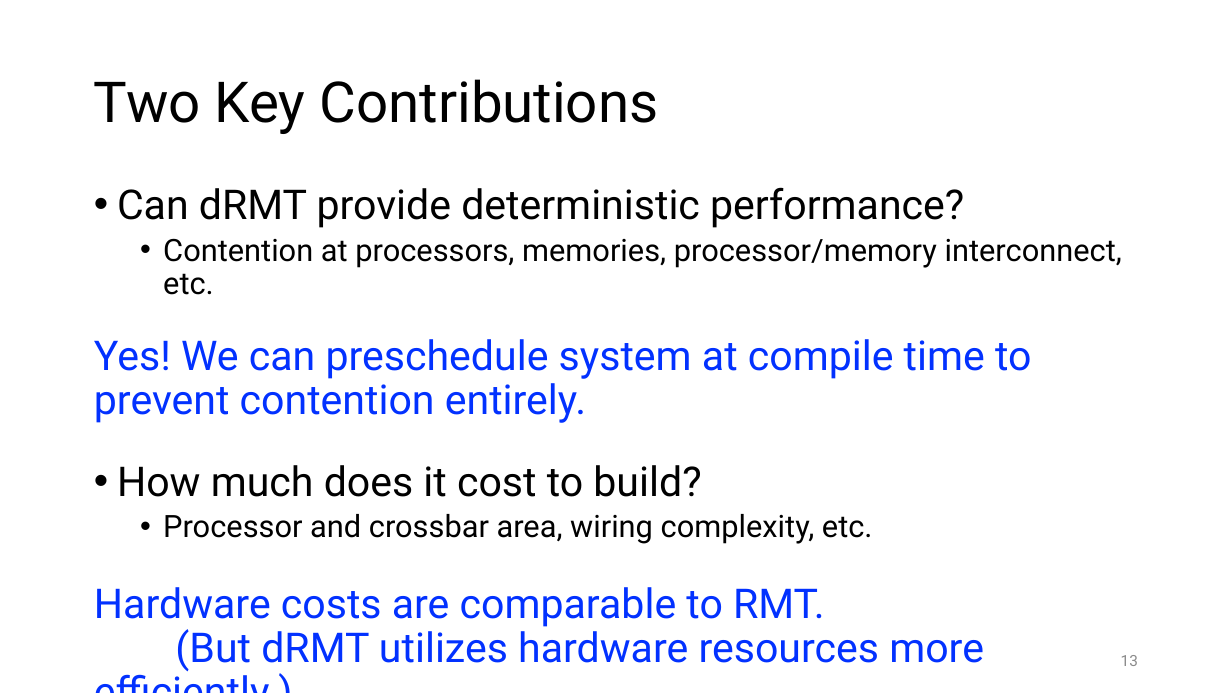
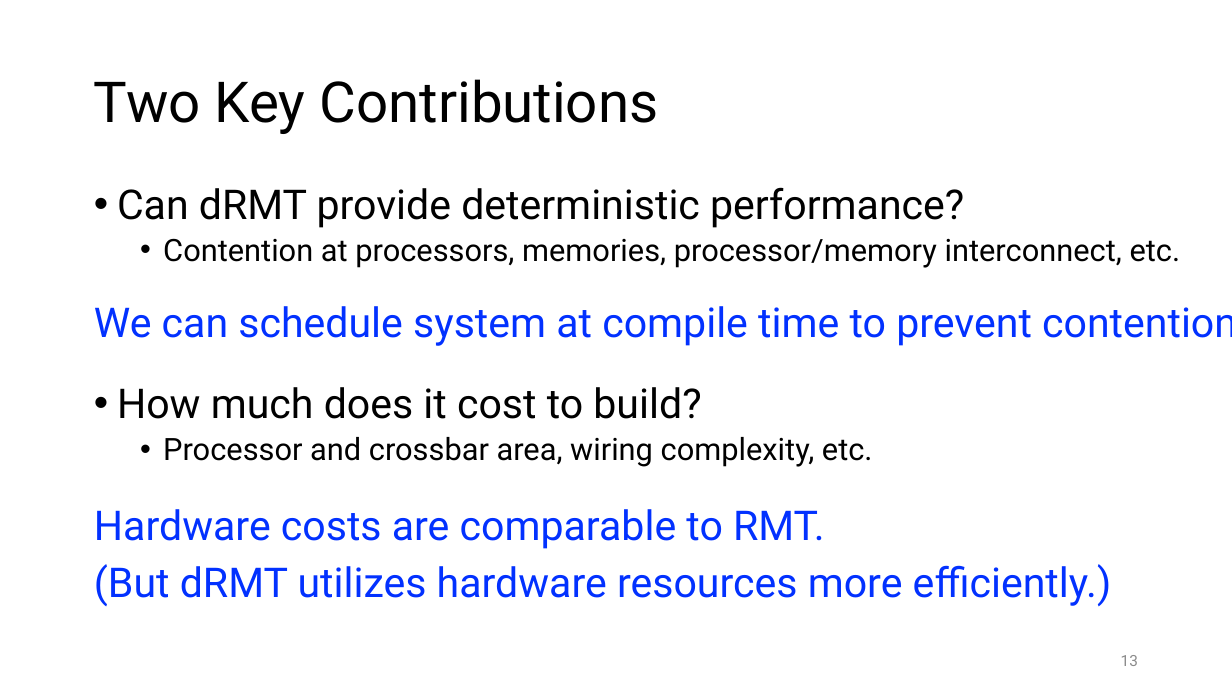
Before and after one commit to anirudhSK/drmt_talk, a slide deck: slide 13 of drmt.pptx. Drawn at 1232x693 pixels with LibreOffice and Linux fonts; fonts in the diff are those of the drawing. Boxes give left, top, right and bottom in pixels: in the first picture for what was removed or moved away, otherwise in the second. Text is boxed around its words. In the diff, an @@ line names an element or a change of style, - is before the commit and + after.

```diff
--- a/drmt.pptx
+++ b/drmt.pptx
@@ text at [94, 306, 1232, 346]: text changed @@
-Yes! We can preschedule system at compile time to prevent contention entirely.
+We can schedule system at compile time to prevent contention.
@@ text at [94, 509, 1112, 606]: text changed @@
-Hardware costs are comparable to RMT. (But dRMT utilizes hardware resources more efficiently.)
+Hardware costs are comparable to RMT.
+(But dRMT utilizes hardware resources more efficiently.)
```
Also in this commit, not shown: 1 other slide changed.
